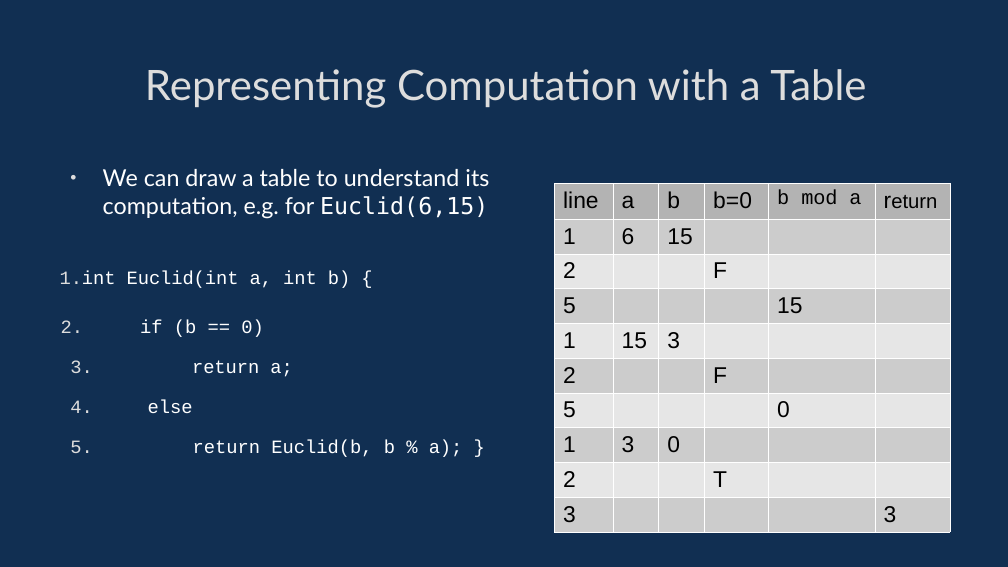
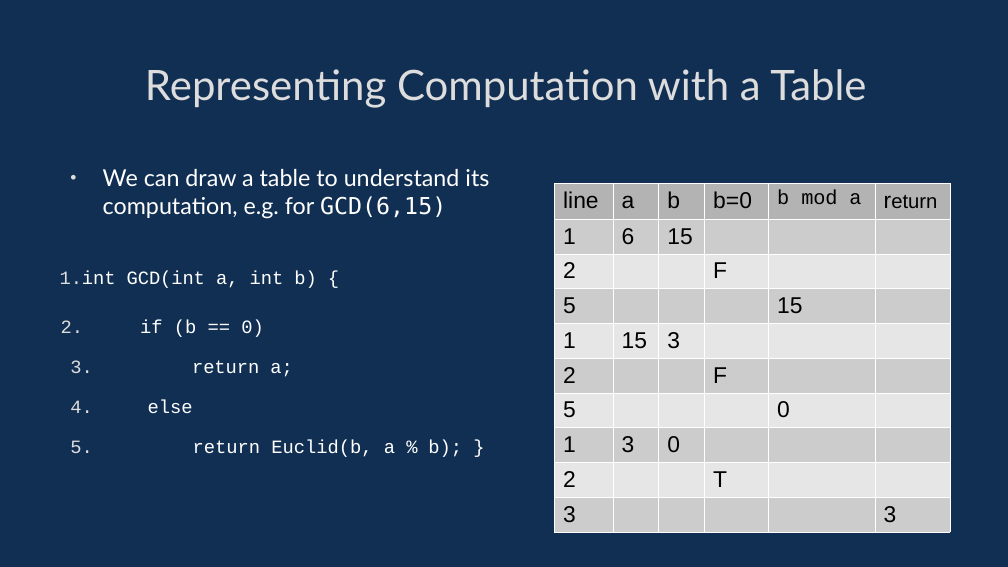
Before and after one commit to davidgundry/maths22-23, a slide deck: slide 65 of slides/maths-2-modular-arithmetic.odp. Drawn at 1008x567 pixels with LibreOffice and Linux fonts; fonts in the diff are those of the drawing. Boxes give left, top, right and bottom in pixels: in the first picture for what was removed or moved away, otherwise in the second. Text is boxed around its words. In the diff, an @@ line names an element or a change of style, - is before the commit and + after.

```diff
--- a/slides/maths-2-modular-arithmetic.odp
+++ b/slides/maths-2-modular-arithmetic.odp
@@ text at box(60, 169, 489, 288): text changed @@
-• We can draw a table to understand its computation, e.g. for Euclid(6,15)
-1. int Euclid(int a, int b) {
+• We can draw a table to understand its computation, e.g. for GCD(6,15)
+1. int GCD(int a, int b) {
@@ text at box(193, 440, 462, 457): text changed @@
-5. return Euclid(b, b % a); }
+5. return Euclid(b, a % b); }
```
Also in this commit, not shown: 2 other slides changed, 10 other files.
